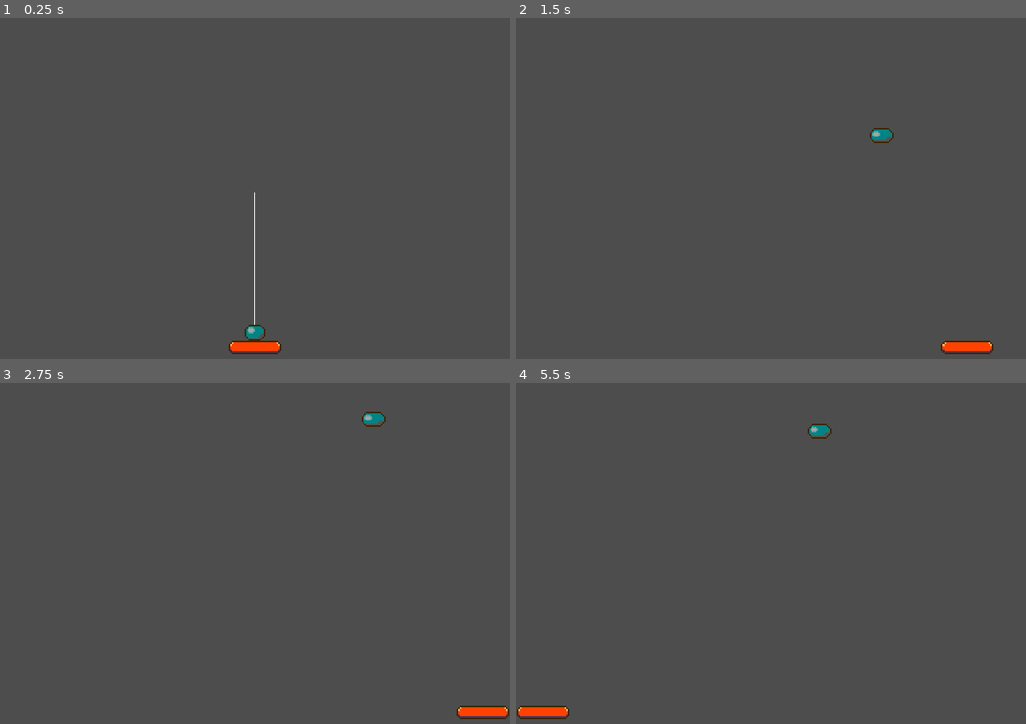
Above: before the commit, frames 1-4 (two rows, left to right).
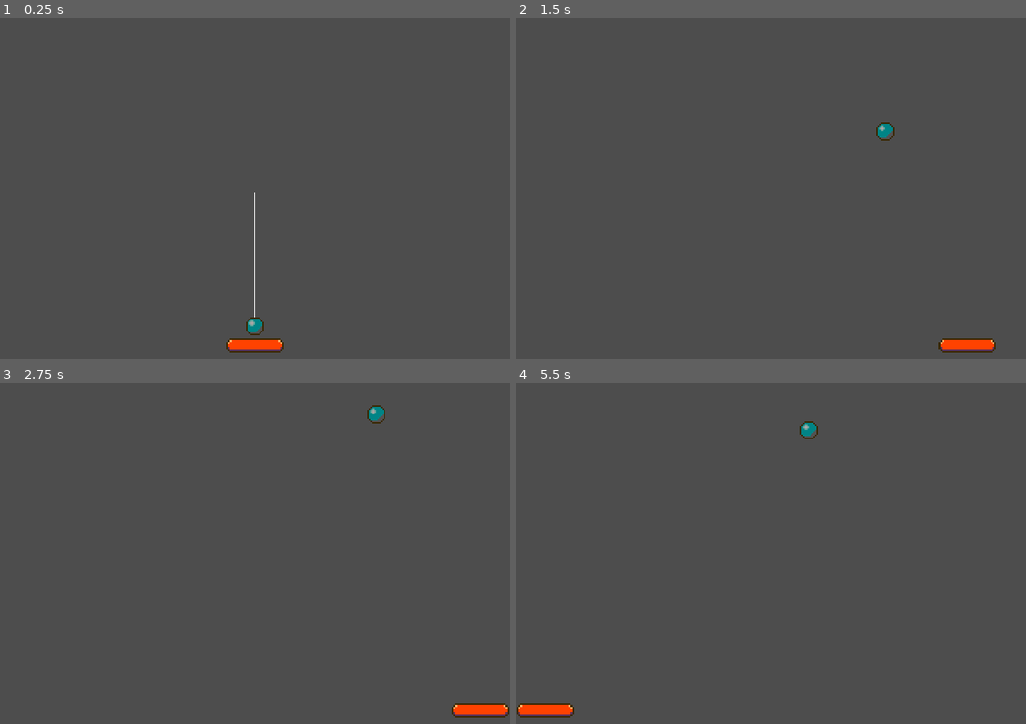
Above: after the commit, the same moments.

Repository: nigoi/breakout_clone
Game: Godot game, scene res://scenes/main.tscn
Two runs of this game, one before a commit and one after it. Both use one fixed random seed, a clock stepped at 60 frames per second and the inputs below.
Inputs (mouse positions are in pixels of both pictures, inside the frame that each line leads up to):
- Up to frame 1 (0.25 s): no input
- Up to frame 2 (1.5 s): move the mouse to (883, 174) at 0.52 s; hold D (right) 0.53-1.28 s; hold Space (space) 0.53-1.28 s; move the mouse to (669, 212) at 1.27 s; hold A (left) from 1.28 s (still down); tap Space (space) at 1.35 s
- Up to frame 3 (2.75 s): move the mouse to (306, 471) at 2.02 s; release A (left) at 2.03 s; hold D (right) from 2.03 s (still down); hold Space (space) from 2.03 s (still down)
- Up to frame 4 (5.5 s): move the mouse to (745, 635) at 2.77 s; release Space (space) at 2.78 s; tap Space (space) at 2.85, 4.35 s; move the mouse to (924, 614) at 3.52 s; release D (right) at 3.53 s; hold Space (space) 3.53-4.28 s; hold A (left) from 3.53 s (still down); move the mouse to (618, 498) at 4.27 s; move the mouse to (796, 556) at 5.02 s; hold Space (space) from 5.03 s (still down)

The runs differ from the first frame. In frame 1, 0.5% of the frame differs, in the area x 44-56%, y 87-99%; in frame 2, 0.5%; in frame 3, 0.5%; in frame 4, 0.5%, in the area x 0-62%, y 11-99%.

Commit message:
sprite updates

Diff:
--- a/new-game-project/scenes/ball.tscn
+++ b/new-game-project/scenes/ball.tscn
@@ -1,42 +1,49 @@
-[gd_scene load_steps=9 format=3 uid="uid://blx6qv0i3b2pm"]
+[gd_scene load_steps=10 format=3 uid="uid://blx6qv0i3b2pm"]
 
 [ext_resource type="Texture2D" uid="uid://dav3s3wo2gusp" path="res://assets/bouncing_ball.png" id="1_a7jbf"]
 [ext_resource type="Script" path="res://scripts/ball.gd" id="2_tqm4w"]
 
-[sub_resource type="AtlasTexture" id="AtlasTexture_vykt4"]
+[sub_resource type="AtlasTexture" id="AtlasTexture_4xl3o"]
 atlas = ExtResource("1_a7jbf")
 region = Rect2(0, 0, 18, 18)
 
-[sub_resource type="AtlasTexture" id="AtlasTexture_d7bq4"]
+[sub_resource type="AtlasTexture" id="AtlasTexture_dsyaq"]
 atlas = ExtResource("1_a7jbf")
 region = Rect2(18, 0, 18, 18)
 
-[sub_resource type="AtlasTexture" id="AtlasTexture_8tvyh"]
+[sub_resource type="AtlasTexture" id="AtlasTexture_h0rh6"]
 atlas = ExtResource("1_a7jbf")
 region = Rect2(36, 0, 18, 18)
 
-[sub_resource type="AtlasTexture" id="AtlasTexture_c71fo"]
+[sub_resource type="AtlasTexture" id="AtlasTexture_aotwr"]
 atlas = ExtResource("1_a7jbf")
 region = Rect2(54, 0, 18, 18)
+
+[sub_resource type="AtlasTexture" id="AtlasTexture_oxt87"]
+atlas = ExtResource("1_a7jbf")
+region = Rect2(72, 0, 18, 18)
 
 [sub_resource type="SpriteFrames" id="SpriteFrames_g230f"]
 animations = [{
 "frames": [{
 "duration": 1.0,
-"texture": SubResource("AtlasTexture_vykt4")
+"texture": SubResource("AtlasTexture_4xl3o")
 }, {
 "duration": 1.0,
-"texture": SubResource("AtlasTexture_d7bq4")
+"texture": SubResource("AtlasTexture_dsyaq")
 }, {
 "duration": 1.0,
-"texture": SubResource("AtlasTexture_8tvyh")
+"texture": SubResource("AtlasTexture_h0rh6")
 }, {
 "duration": 1.0,
-"texture": SubResource("AtlasTexture_c71fo")
+"texture": SubResource("AtlasTexture_aotwr")
+}, {
+"duration": 1.0,
+"texture": SubResource("AtlasTexture_oxt87")
 }],
 "loop": false,
 "name": &"bouncing",
-"speed": 8.0
+"speed": 20.0
 }]
 
 [sub_resource type="CircleShape2D" id="CircleShape2D_l24ai"]
--- a/new-game-project/scenes/paddle.tscn
+++ b/new-game-project/scenes/paddle.tscn
@@ -4,7 +4,8 @@
 [ext_resource type="Script" path="res://scripts/paddle.gd" id="1_xqwhr"]
 
 [sub_resource type="CapsuleShape2D" id="CapsuleShape2D_w28v3"]
-height = 66.0
+radius = 11.0
+height = 72.0
 
 [node name="paddle" type="RigidBody2D"]
 gravity_scale = 0.0
@@ -17,5 +18,5 @@
 shape = SubResource("CapsuleShape2D_w28v3")
 
 [node name="Sprite2D" type="Sprite2D" parent="."]
-scale = Vector2(2.0625, 2.0625)
+scale = Vector2(2.25, 2.25)
 texture = ExtResource("1_8qcyk")
--- a/new-game-project/scripts/ball.gd
+++ b/new-game-project/scripts/ball.gd
@@ -6,7 +6,8 @@
 @onready var viewport_size = get_viewport().get_visible_rect().size
 
 func _ready() -> void:
-	position = Vector2(viewport_size.x / 2, viewport_size.y * 0.87)
+
+	position = Vector2(viewport_size.x / 2, viewport_size.y * 0.85)
 
 func _draw() -> void:
 	if start_draw == true:
@@ -23,7 +24,7 @@
 	var collision = move_and_collide(velocity * speed * delta)
 	if collision:
 		velocity = velocity.bounce(collision.get_normal())
-		$AnimatedSprite2D.play()
+		$AnimatedSprite2D.play("bouncing")
 
 	if position.y > viewport_size.y:
 		emit_signal("dead_ball")
--- a/new-game-project/scripts/control.gd
+++ b/new-game-project/scripts/control.gd
@@ -14,6 +14,7 @@
 	balls -= 1
 	#restarts scene if lives and balls are ou
 	if lives == 0 and balls == 0:
+		print("you lose")
 		get_tree().reload_current_scene()
 	#else spawns ball, connects signal and adds ball to coun
 	else:
--- a/new-game-project/scripts/paddle.gd
+++ b/new-game-project/scripts/paddle.gd
@@ -19,4 +19,4 @@
 			velocity.x = lerp(velocity.x, 1.0, 0.2)
 		else:
 			velocity.x = lerp(velocity.x, 0.0, 0.05)
-	move_and_collide(velocity * speed * delta)
+	var collision = move_and_collide(velocity * speed * delta)
Binary file changed: new-game-project/assets/bouncing_ball.png
